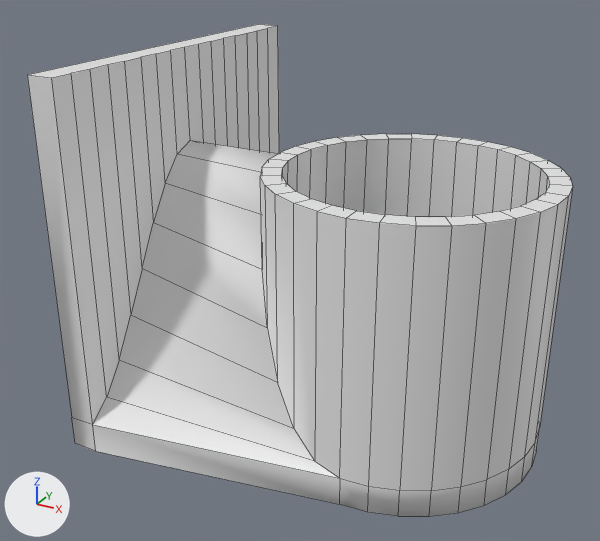
Before and after pictures for a commit that changed the FBX model Assets/Models/Fbx/clipper_probe.fbx.
Camera for both pictures: a 50 mm lens placed at (2.84, -7.49, 5.41), pointed at (-1.11, -0.3, 1.82). The axes (+X, +Y, +Z) are drawn at lower left. The lights are the same throughout. Mesh edges are drawn as thin lines.

In view in the first picture: 'clipper_probe'.
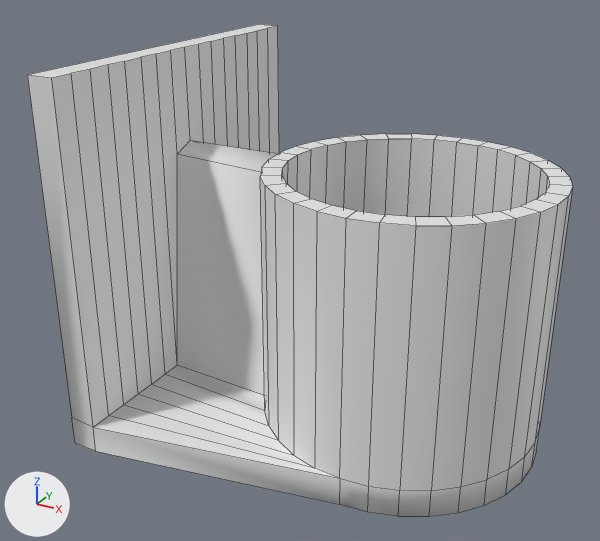
Commit message: probe clipper update

Location of each change, (x1, y1, x2, y2) in pixels of the pictures (600 x 541 px; the box of a moved part takes in the faces that stretch with it):
part 1 of me_cube_002, moved or reshaped
    both: (27, 26, 346, 504)

Edits to the bpy script that builds the scene:
```text
Change me_cube_002:
    where me_cube_002.from_pydata(...)  # 196 vertices, 157 faces; spans x 0.0..4.5, y -2.0..2.0, z -2.0..2.01
    used by ob_clipper_probe; location = (-2.99, 0.0, 2.0)
    me_cube_002 part 1: all 26 vertices in x 0.3..2.7, y -2.0..2.0, z -1.66..0.61 are scaled about their middle by (1, 1, 0), then moved by (0.0, 0.0, -1.17)
```
